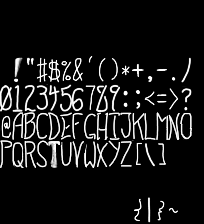
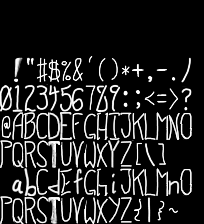
Layer changes from the first 204×224 image to the second:
painted on "Layer 1" over [0, 112, 192, 224]
